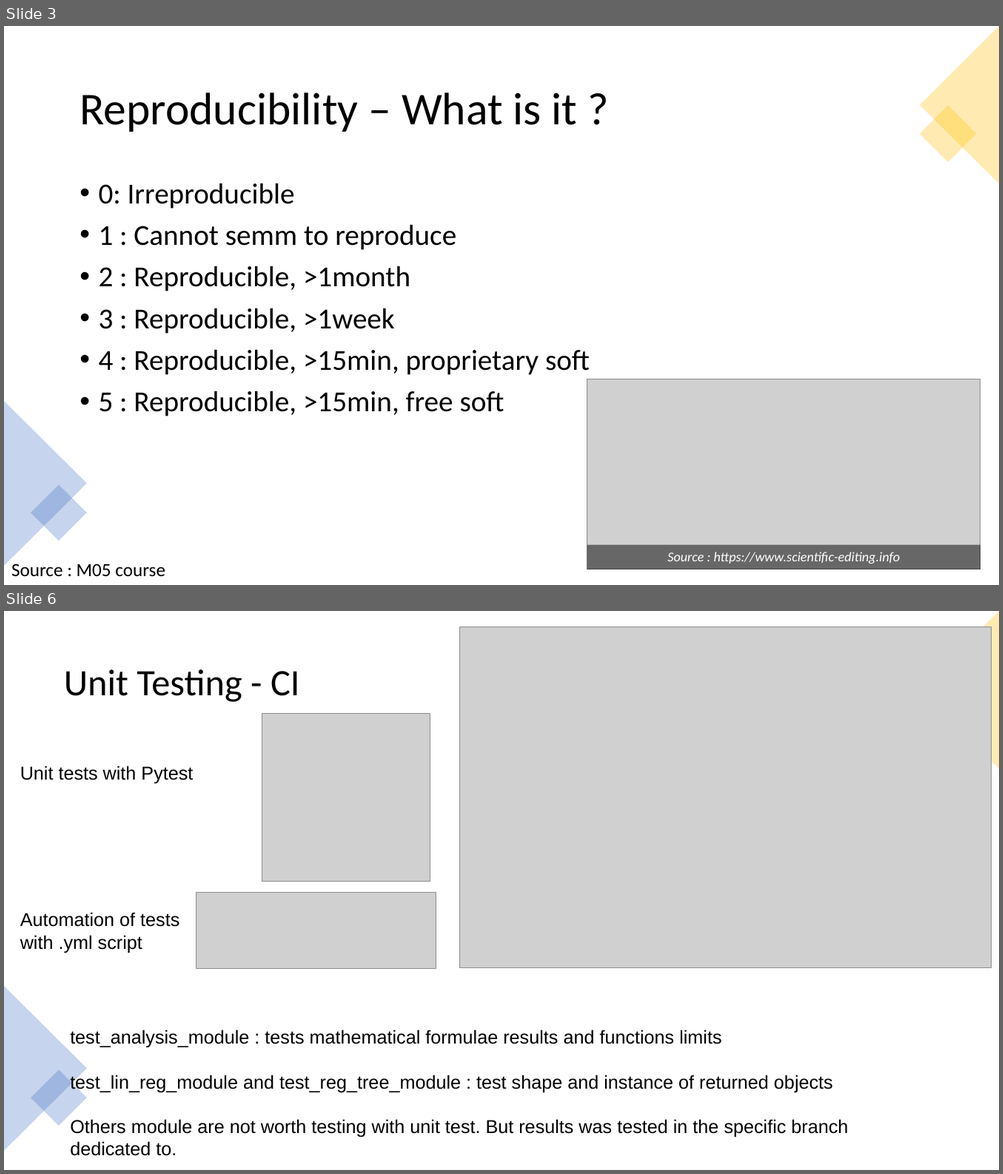
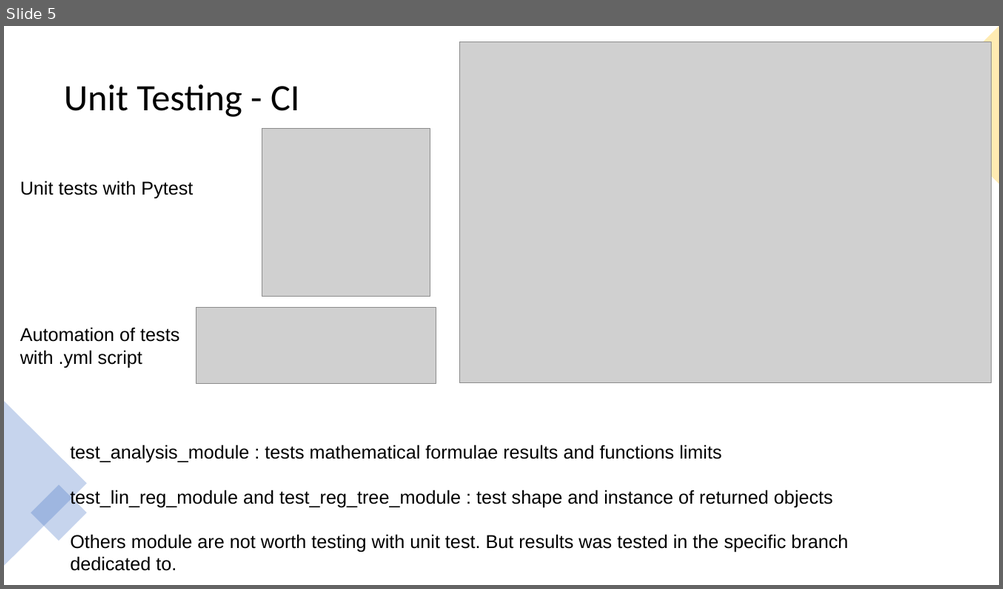
Before and after one commit to Laurasid/M05_Project, a slide deck: pres_full.pptx. Shown one above the other, each under a label of ours: slides 3 and 6 before the commit, slide 5 after it; the slides between them are not shown. The pictures are 1003x1174 and 1003x589 pixels, drawn with LibreOffice and Linux fonts; fonts in the diff are those of the drawing; grey boxes stand for pictures. Boxes give left, top, right and bottom in pixels: in the first picture for what was removed or moved away, otherwise in the second. Text is boxed around its words. In the diff, an @@ line names an element or a change of style, - is before the commit and + after.

```diff
--- a/pres_full.pptx
+++ b/pres_full.pptx
@@ slide 3 removed at <box>4,26,999,585</box>, background #FFFFFF @@
@@ triangle removed at <box>919,26,999,184</box> @@
@@ text removed at <box>79,93,578,132</box> @@
-Reproducibility – What is it ?
@@ rectangle removed at <box>919,106,976,163</box> @@
@@ text removed at <box>99,183,589,417</box> @@
-• 0: Irreproducible
-• 1 : Cannot semm to reproduce
-• 2 : Reproducible, >1month
-• 3 : Reproducible, >1week
-• 4 : Reproducible, >15min, proprietary soft
-• 5 : Reproducible, >15min, free soft
@@ picture removed at <box>586,380,980,570</box> @@
@@ triangle removed at <box>4,401,87,566</box> @@
@@ rectangle removed at <box>31,485,87,541</box> @@
@@ rectangle removed at <box>586,545,980,570</box> @@
-Source : https://www.scientific-editing.info
@@ text removed at <box>11,564,165,577</box> @@
-Source : M05 course
@@ what was slide 6 is now slide 5 @@
```
Also in this commit, not shown: 4 slides changed, 2 slides added, 2 other slides removed.
